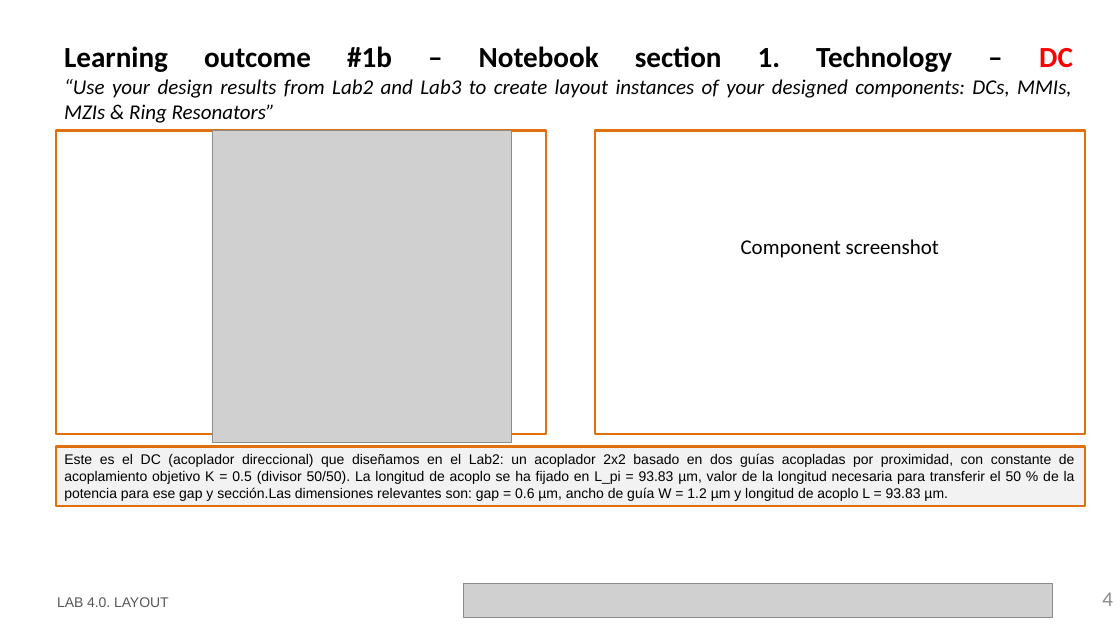
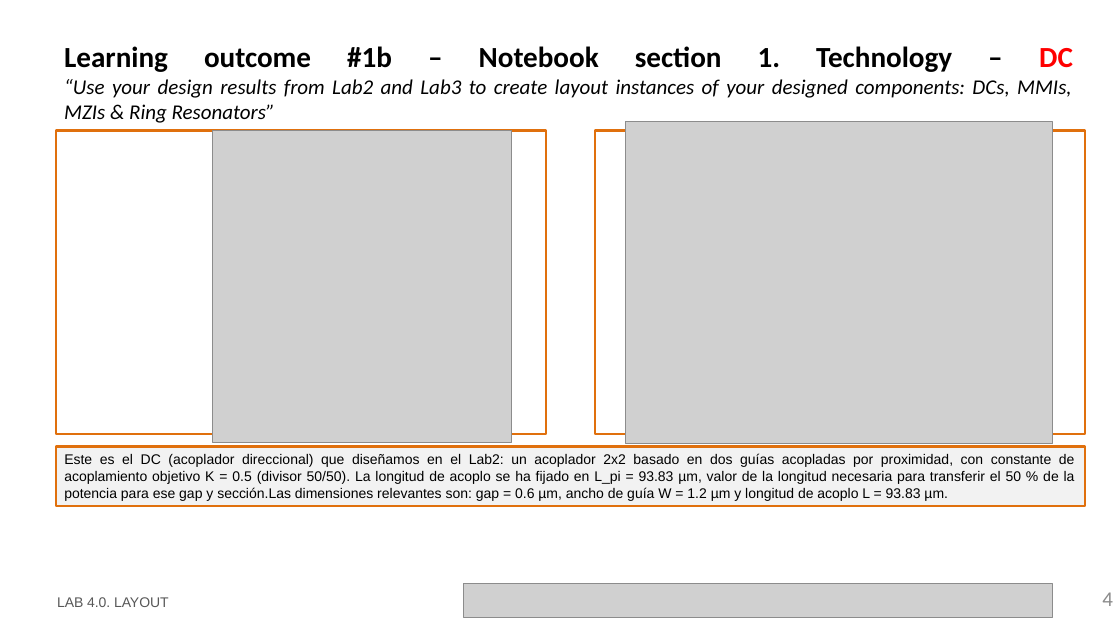
Before and after one commit to agonlop1/cifoin-lab4, a slide deck: slide 4 of LabBook_40.pptx. Drawn at 1120x630 pixels with LibreOffice and Linux fonts; fonts in the diff are those of the drawing; grey boxes stand for pictures; background and template pictures are left out. Boxes give left, top, right and bottom in pixels: in the first picture for what was removed or moved away, otherwise in the second. Text is boxed around its words. In the diff, an @@ line names an element or a change of style, - is before the commit and + after.

```diff
--- a/LabBook_40.pptx
+++ b/LabBook_40.pptx
@@ picture added at box(626, 121, 1052, 443) @@
@@ text removed at box(741, 239, 939, 258) @@
-Component screenshot
```
Also in this commit, not shown: 1 other file.
